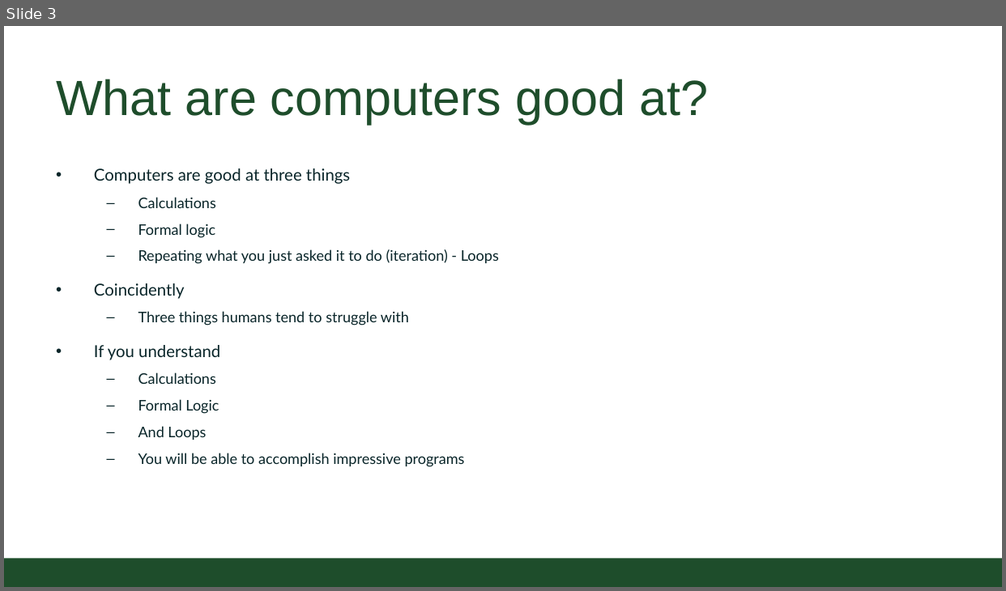
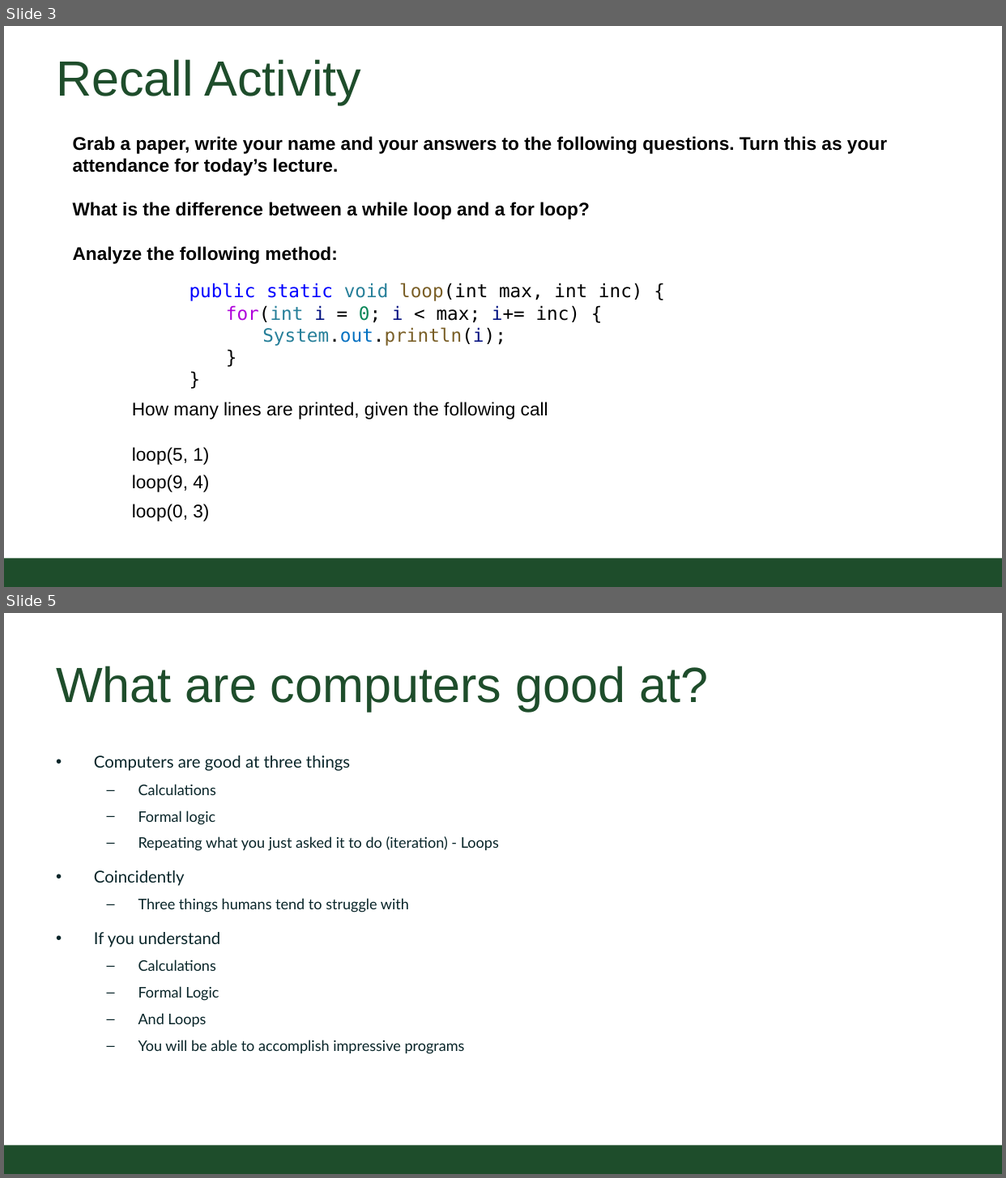
Before and after one commit to CSU-CompSci-CS163-4/Handouts, a slide deck: slides/On-Campus/03_02_Loops.pptx. Shown one above the other, each under a label of ours: slide 3 before the commit, slides 3 and 5 after it; the slides between them are not shown. The pictures are 1006x591 and 1006x1178 pixels, drawn with LibreOffice and Linux fonts; fonts in the diff are those of the drawing; background and template pictures are left out. Boxes give left, top, right and bottom in pixels: in the first picture for what was removed or moved away, otherwise in the second. Text is boxed around its words. In the diff, an @@ line names an element or a change of style, - is before the commit and + after.

```diff
--- a/slides/On-Campus/03_02_Loops.pptx
+++ b/slides/On-Campus/03_02_Loops.pptx
@@ slide 3 added at [4,26,1002,587], background #FFFFFF; not listed: 1 template element that a slide beside it also shows @@
@@ title added at [56,59,361,105], 54 pt, text #1E4D2B @@
+Recall Activity
@@ text added at [73,136,887,264], 20 pt, text #000000, bold @@
+Grab a paper, write your name and your answers to the following questions. Turn this as your attendance for today’s lecture.
+What is the difference between a while loop and a for loop?
+Analyze the following method:
@@ text added at [189,283,643,346], 20 pt, text #000000 @@
+public static void loop(int max, int inc) {
+for(int i = 0; i < max; i+= inc) {
+System.out.println(i);
+}
+}
@@ text added at [132,402,548,420], 20 pt, text #000000 @@
+How many lines are printed, given the following call
@@ text added at [132,447,209,464], 20 pt, text #000000 @@
+loop(5, 1)
@@ text added at [132,475,209,493], 20 pt, text #000000 @@
+loop(9, 4)
@@ text added at [132,504,209,522], 20 pt, text #000000 @@
+loop(0, 3)
@@ what was slide 3 is now slide 5 @@
```
Also in this commit, not shown: 5 slides changed, 2 other slides added.
